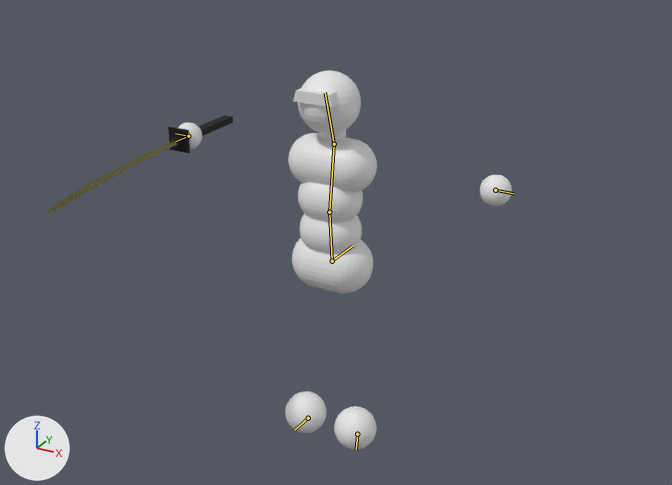
Two versions of the Blender file asset_raws/simple_combat_char.blend, one commit apart.
Camera for both pictures: a 50 mm lens placed at (1.8, -3.22, 2.63), pointed at (-0.45, 0.87, 0.58). The axes (+X, +Y, +Z) are drawn at lower left. The lights are the same throughout. The bones that bend it are drawn over the model as lines.

The first picture shows 'Body', 'Sword'.
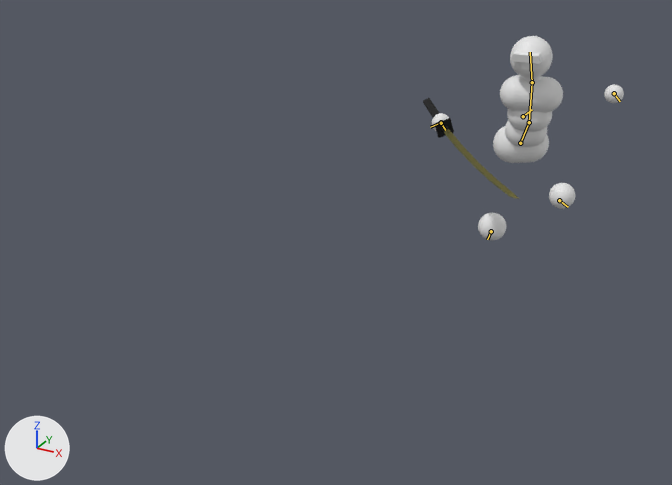
The newer file adds an action. The first version stands in its rest pose; the second is drawn at frame 9 of the action 'Hurt_guard'.

Where the change shows, as pixel boxes [x1, y1, x2, y2] in the pictures (672 x 485 px):
'Body', posed (42% narrower, 46% shorter): before [178, 70, 512, 450]; after [432, 36, 624, 241]
'Sword', posed (48% narrower): before [47, 115, 233, 214]; after [423, 98, 519, 199]
bone 'Root bone', root to tip: before (332, 261) to (353, 245); after (523, 116) to (532, 109)
bone 'Lower back', root to tip: before (332, 261) to (329, 212); after (520, 143) to (529, 122)
bone 'Upper back', root to tip: before (329, 212) to (334, 144); after (529, 122) to (532, 82)
bone 'Head', root to tip: before (334, 144) to (325, 92); after (532, 82) to (530, 52)
bone 'Hand.L', root to tip: before (495, 190) to (513, 193); after (614, 93) to (620, 101)
bone 'Foot.L', root to tip: before (357, 434) to (356, 449); after (559, 200) to (568, 207)
bone 'Hand.R', root to tip: before (188, 136) to (175, 133); after (441, 122) to (430, 127)
bone 'Foot.R', root to tip: before (308, 418) to (295, 429); after (491, 231) to (487, 239)
bone 'Sword attachment', root to tip: before (188, 136) to (175, 141); after (441, 123) to (445, 130)

The change, as a diff of the scene's bpy script:
```diff
--- a/asset_raws/simple_combat_char.blend.py
+++ b/asset_raws/simple_combat_char.blend.py
@@ bone_root_bone @@
 bone_root_bone = bpy.data.objects['Armature'].pose.bones['Root bone']
-bone_root_bone.location = (0.0, 0.0, 0.0)
+bone_root_bone.location = (0.0, 2.6, 0.0)
@@ bone_lower_back @@
 bone_lower_back = bpy.data.objects['Armature'].pose.bones['Lower back']  # child of 'Root bone'
-bone_lower_back.location = (0.0, 0.0, 0.0)
-bone_lower_back.rotation_quaternion = (1.0, 0.0, 0.0, 0.0)  # degrees (0, 0, 0)
+bone_lower_back.location = (0.0, -0.183, -0.018)
+bone_lower_back.rotation_quaternion = (0.92, -0.274, 0.261, 0.106)  # degrees (-32, 33, 4)
@@ bone_upper_back @@
 bone_upper_back = bpy.data.objects['Armature'].pose.bones['Upper back']  # child of 'Lower back'
-bone_upper_back.rotation_quaternion = (1.0, 0.0, 0.0, 0.0)  # degrees (0, 0, 0)
+bone_upper_back.rotation_quaternion = (0.986, 0.075, -0.139, -0.053)  # degrees (10, -15, -7)
@@ bone_head @@
 bone_head = bpy.data.objects['Armature'].pose.bones['Head']  # child of 'Upper back'
-bone_head.rotation_quaternion = (1.0, 0.0, 0.0, 0.0)  # degrees (0, 0, 0)
+bone_head.rotation_quaternion = (0.988, 0.108, -0.087, -0.062)  # degrees (13, -9, -8)
@@ bone_hand_l @@
 bone_hand_l = bpy.data.objects['Armature'].pose.bones['Hand.L']  # child of 'Root bone'
-bone_hand_l.location = (0.0, 0.0, 0.0)
-bone_hand_l.rotation_quaternion = (1.0, 0.0, 0.0, 0.0)  # degrees (0, 0, 0)
+bone_hand_l.location = (-0.307, -0.209, 0.273)
+bone_hand_l.rotation_quaternion = (0.925, -0.257, 0.103, 0.26)  # degrees (-27, 19, 27)
@@ bone_foot_l @@
 bone_foot_l = bpy.data.objects['Armature'].pose.bones['Foot.L']  # child of 'Root bone'
-bone_foot_l.location = (0.0, 0.0, 0.0)
-bone_foot_l.rotation_quaternion = (1.0, 0.0, 0.0, 0.0)  # degrees (0, 0, 0)
+bone_foot_l.location = (-0.304, -0.725, 0.293)
+bone_foot_l.rotation_quaternion = (0.897, 0.404, -0.179, -0.024)  # degrees (50, -18, -11)
@@ bone_hand_r @@
 bone_hand_r = bpy.data.objects['Armature'].pose.bones['Hand.R']  # child of 'Root bone'
-bone_hand_r.location = (0.0, 0.0, 0.0)
-bone_hand_r.rotation_quaternion = (1.0, 0.0, 0.0, 0.0)  # degrees (0, 0, 0)
+bone_hand_r.location = (-0.442, -0.342, 0.459)
+bone_hand_r.rotation_quaternion = (0.921, 0.333, -0.156, 0.129)  # degrees (38, -22, 8)
@@ bone_foot_r @@
 bone_foot_r = bpy.data.objects['Armature'].pose.bones['Foot.R']  # child of 'Root bone'
-bone_foot_r.location = (0.0, 0.0, 0.0)
-bone_foot_r.rotation_quaternion = (1.0, 0.0, 0.0, 0.0)  # degrees (0, 0, 0)
+bone_foot_r.location = (0.001, 0.001, 0.033)
+bone_foot_r.rotation_quaternion = (0.977, -0.199, -0.082, -0.004)  # degrees (-23, -9, 1)
@@ bone_sword_attachment @@
 bone_sword_attachment = bpy.data.objects['Armature'].pose.bones['Sword attachment']  # child of 'Root bone'
-bone_sword_attachment.location = (0.0, 0.0, 0.0)
-bone_sword_attachment.rotation_quaternion = (1.0, 0.0, 0.0, 0.0)  # degrees (0, 0, 0)
+bone_sword_attachment.location = (0.342, 0.459, 0.442)
+bone_sword_attachment.rotation_quaternion = (0.921, 0.156, 0.129, -0.333)  # degrees (12, 20, -38)
```
